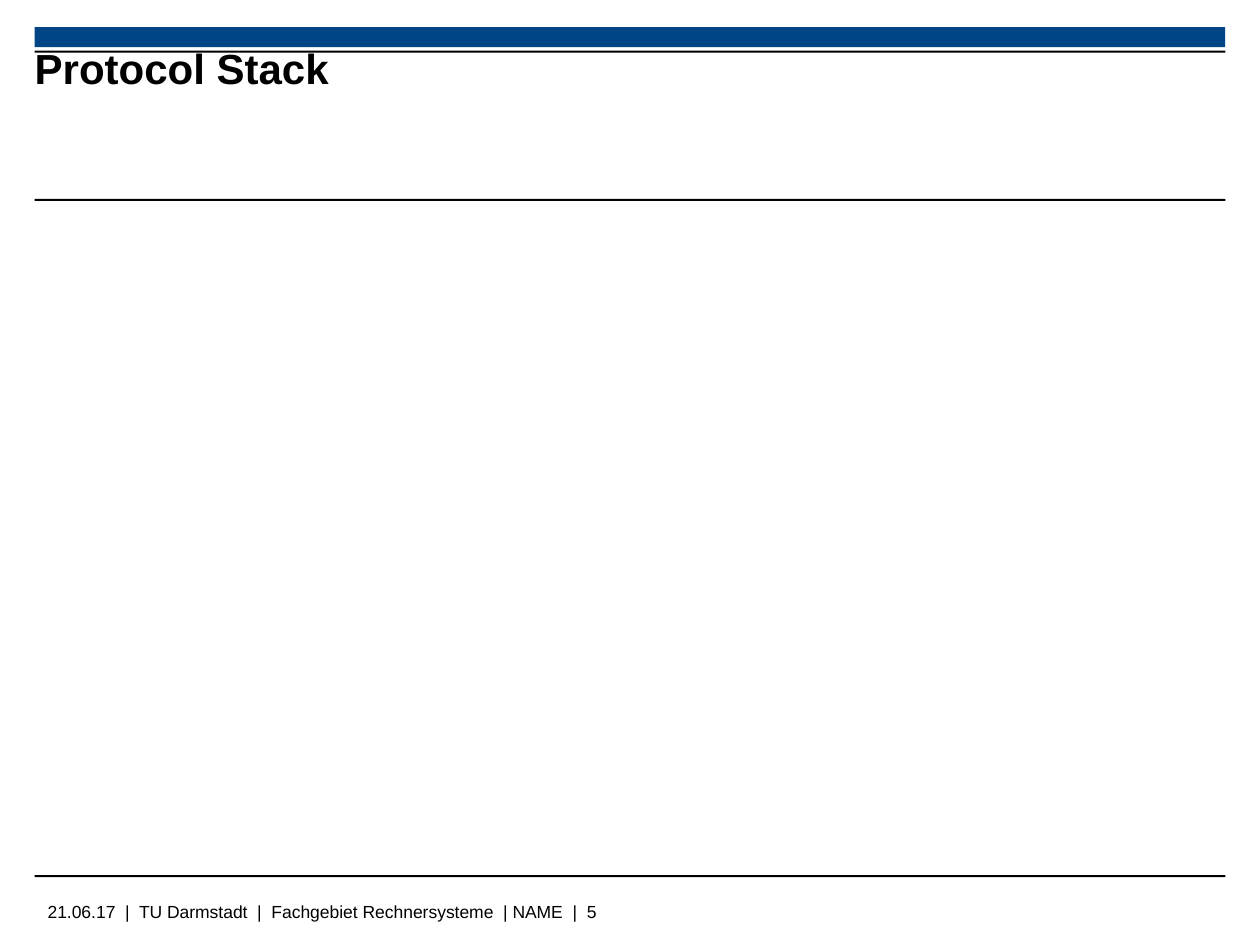
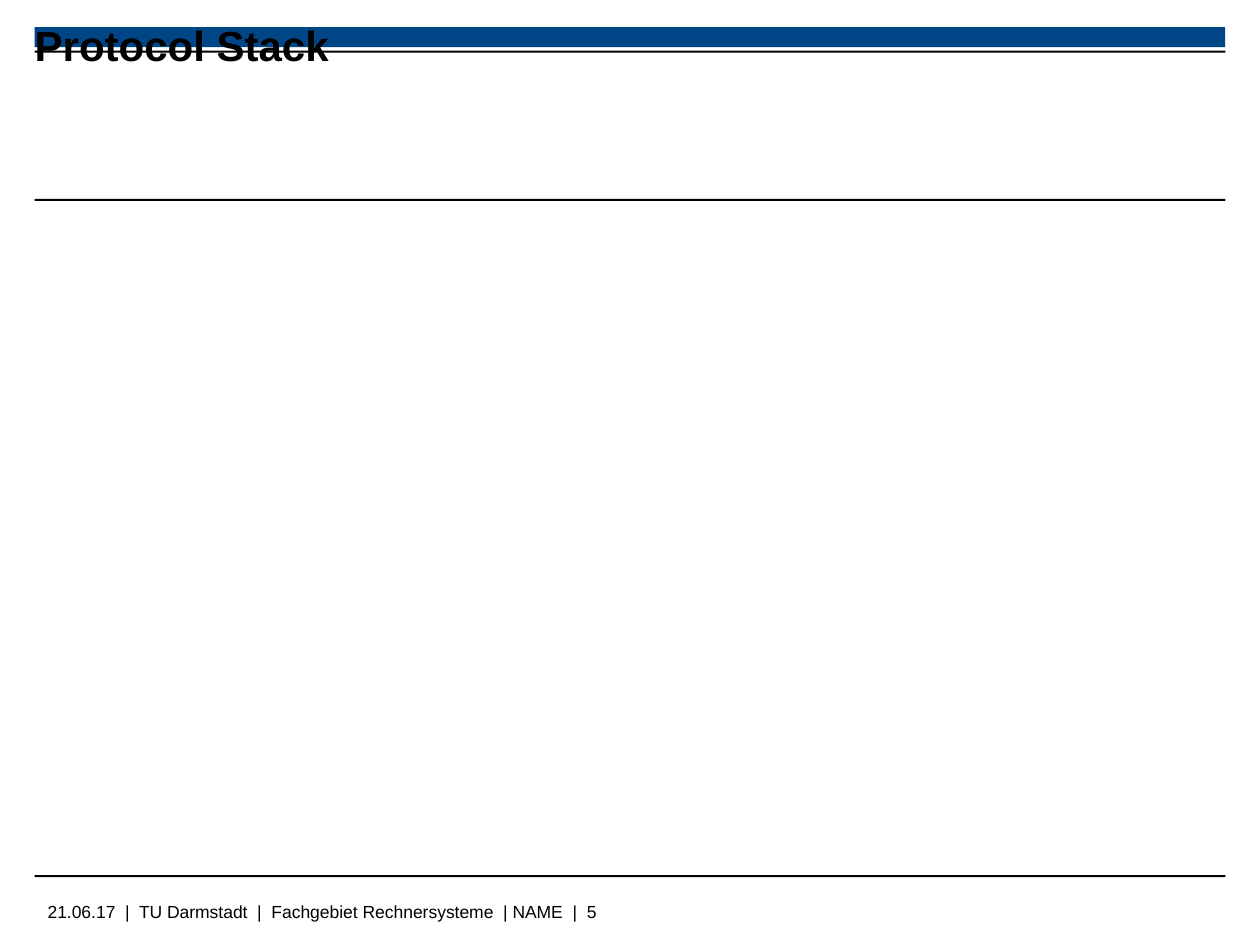
Before and after one commit to Wiero/Bachelorarbeit, a slide deck: slide 5 of Bachelorpräsenation.odp. Drawn at 1260x945 pixels with LibreOffice and Linux fonts; fonts in the diff are those of the drawing; background and template pictures are left out. Boxes give left, top, right and bottom in pixels: in the first picture for what was removed or moved away, otherwise in the second. Text is boxed around its words. In the diff, an @@ line names an element or a change of style, - is before the commit and + after.

```diff
--- a/Bachelorpräsenation.odp
+++ b/Bachelorpräsenation.odp
@@ title "Protocol Stack" rewrapped from (35,50,329,85) to (35,30,329,69) @@
```
Also in this commit, not shown: 3 other slides changed, 3 slides added, 1 slide removed, 5 other files.
